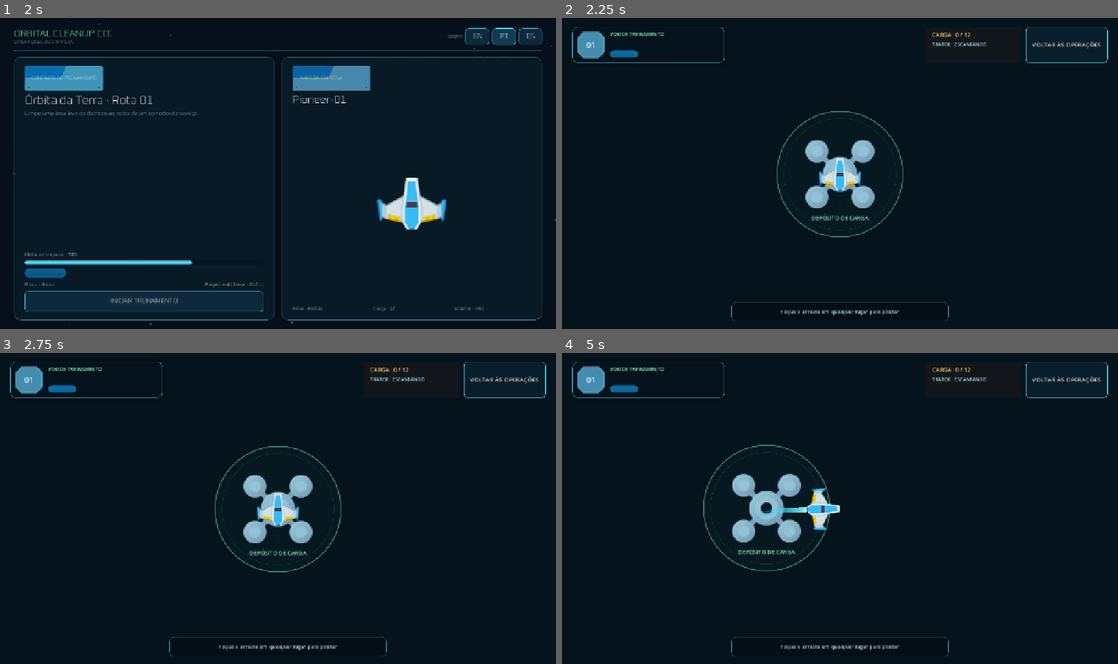
Above: before the commit, frames 1-4 (two rows, left to right).
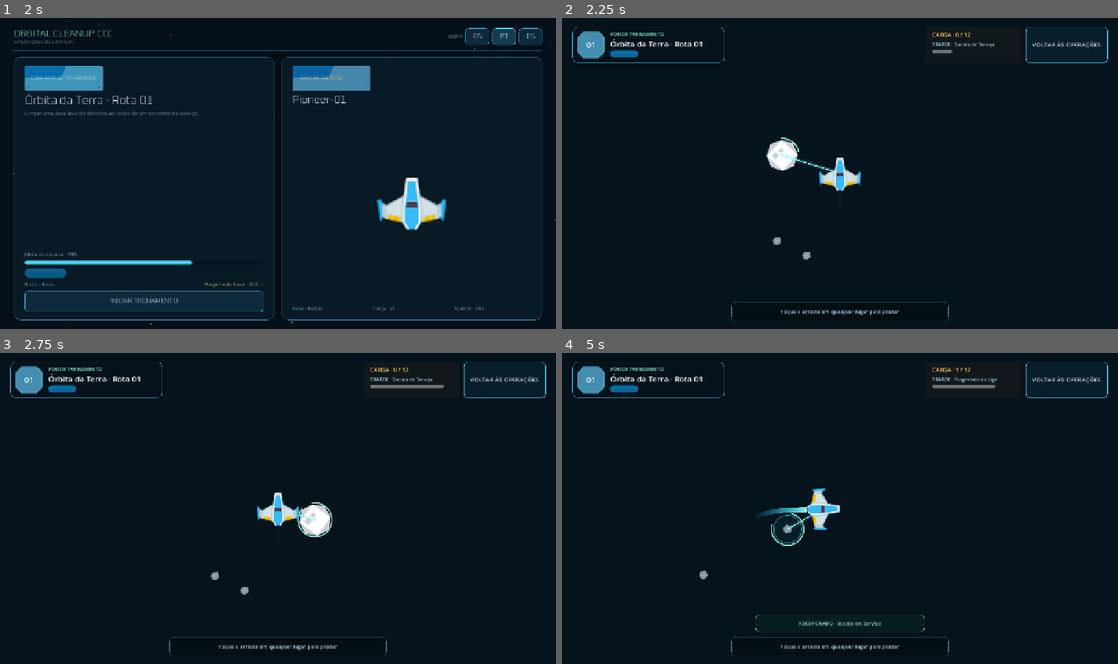
Above: after the commit, the same moments.

Repository: EwertonMendes/Orbital-Cleanup-Co.
Game: Godot game, scene res://src/core/app/app_root.tscn
Same seed, same stepped clock (60 frames per second), same inputs: the game is played once before the commit and once after it.
Inputs (mouse positions are in pixels of both pictures, inside the frame that each line leads up to):
- Up to frame 1 (2 s): click "EN" at 0.5 s; click "PT" at 1.25 s
- Up to frame 2 (2.25 s): click "INICIAR TREINAMENTO" at 2 s
- Up to frame 3 (2.75 s): no input
- Up to frame 4 (5 s): click "VOLTAR ÀS OPERAÇÕES" at 2.75 s; click "INICIAR TREINAMENTO" at 3.5 s; tap Enter at 4.25 s; move the mouse to (962, 492) at 4.27 s; hold D (occ_move_right) from 4.28 s (still down); click (962, 492) at 4.42 s

Frame 1 is identical in both runs. In frame 2, 2.6% of the frame differs, in the area x 8-78%, y 6-78%; in frame 3, 2.7%; in frame 4, 2.8%, in the area x 8-79%, y 4-90%.
Error before the commit: Parse Error: Cannot infer the type of "table_ref" variable because the value doesn't have a set type. (res://src/game/sector/sector_generator.gd:120)

Commit message:
fix: make sector generator variant casts explicit

Diff:
--- a/src/game/sector/sector_generator.gd
+++ b/src/game/sector/sector_generator.gd
@@ -117,8 +117,8 @@
 ) -> Array[Dictionary]:
 	var output: Array[Dictionary] = []
 	for index in range(count):
-		var table_ref := _weighted_pick(sector["salvage_tables"] as Array, "weight", rng)
-		var table_id := String((table_ref as Dictionary)["id"])
+		var table_ref: Dictionary = _weighted_pick(sector["salvage_tables"] as Array, "weight", rng) as Dictionary
+		var table_id := String(table_ref["id"])
 		var table := _registry.get_salvage_table(table_id)
 		var salvage_id := _pick_salvage_id(table["entries"] as Array, rng, rare_weight_multiplier)
 
@@ -152,7 +152,7 @@
 		return output
 
 	for _index in range(count):
-		var definition := _weighted_pick(obstacle_definitions, "weight", rng) as Dictionary
+		var definition: Dictionary = _weighted_pick(obstacle_definitions, "weight", rng) as Dictionary
 		var position := _find_position(rng, play_bounds, edge_margin, min_spacing, occupied)
 		occupied.append(position)
 		output.append({
@@ -173,7 +173,7 @@
 		entry["_effective_weight"] = float(entry["weight"]) * rarity_multiplier
 		weighted.append(entry)
 
-	var selected := _weighted_pick(weighted, "_effective_weight", rng) as Dictionary
+	var selected: Dictionary = _weighted_pick(weighted, "_effective_weight", rng) as Dictionary
 	return String(selected["salvage"])
 
 func _weighted_pick(entries: Array, weight_key: String, rng: RandomNumberGenerator):
@@ -231,7 +231,7 @@
 ) -> String:
 	var parts := PackedStringArray([sector_id, str(seed), str(salvage.size()), str(obstacles.size()), str(landmarks.size())])
 	for index in range(mini(salvage.size(), 5)):
-		var entry := salvage[index]
+		var entry: Dictionary = salvage[index] as Dictionary
 		var position := entry["position"] as Vector2
 		parts.append("%s@%.1f,%.1f" % [String(entry["salvage_id"]), position.x, position.y])
 	return "|".join(parts)
